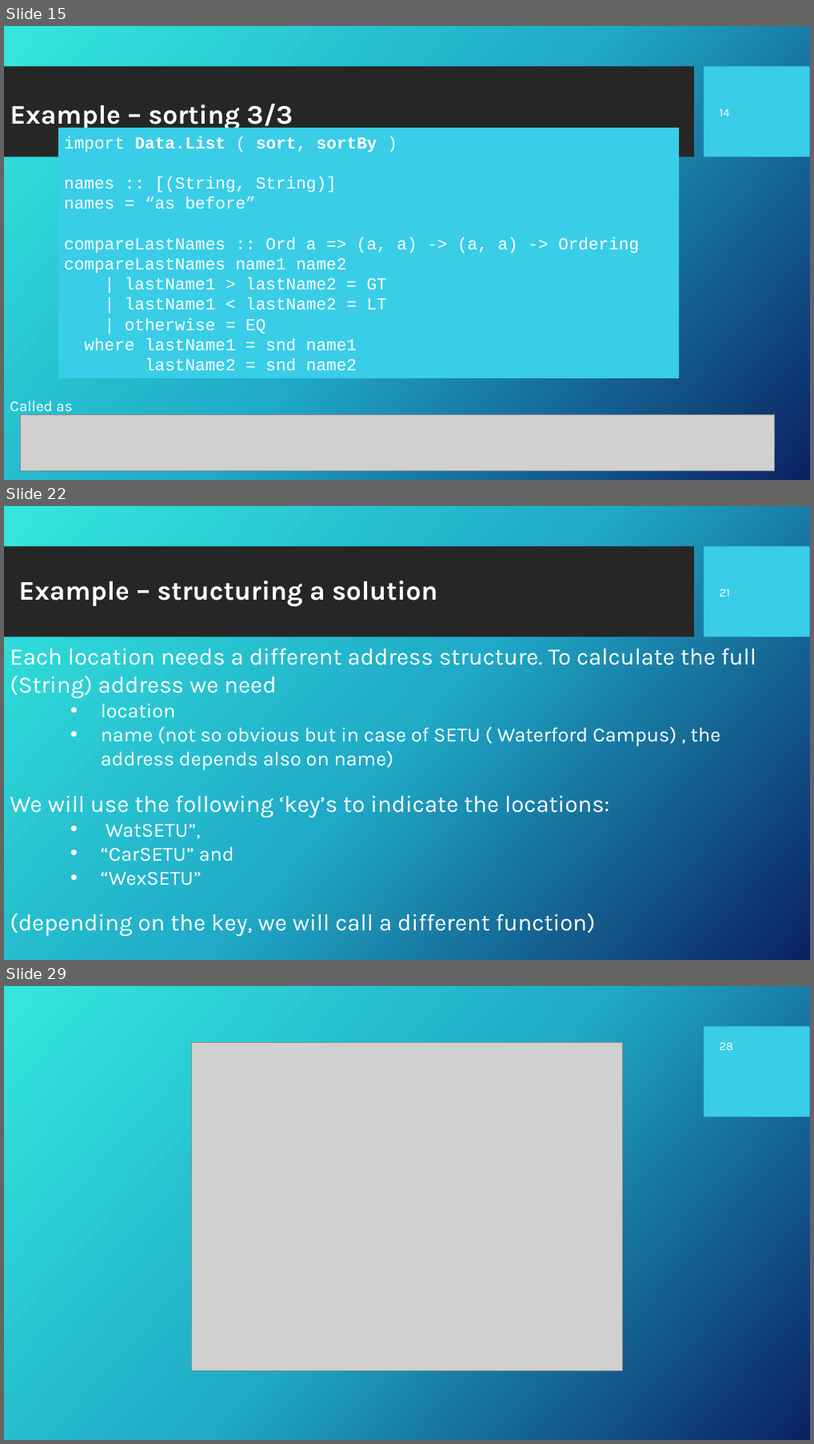
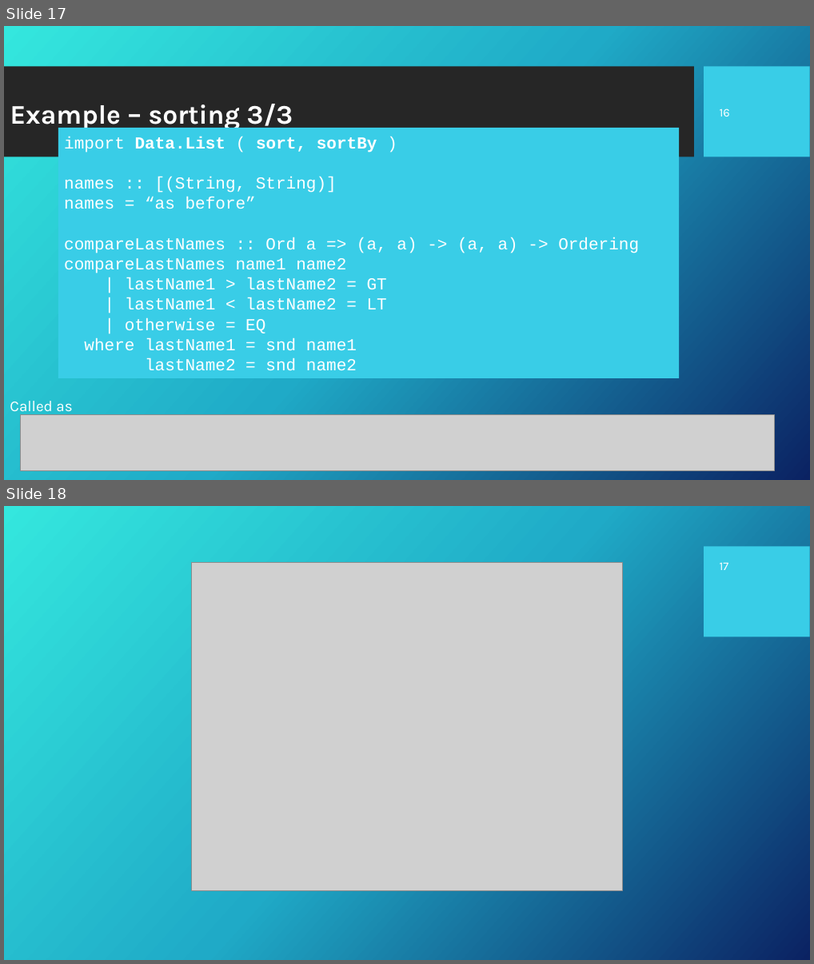
Before and after one commit to Fun-Prog-26/fun-prog-26, a slide deck: topic04-functions-and-lambda-calculus/unit-04a-lectures/wip/talk-3/c-first-class.pptx. Shown one above the other, each under a label of ours: slides 15, 22 and 29 before the commit, slides 17 and 18 after it; the slides between them are not shown. The pictures are 814x1444 and 814x964 pixels, drawn with LibreOffice and Linux fonts; fonts in the diff are those of the drawing; grey boxes stand for pictures; background and template pictures are left out. Boxes give left, top, right and bottom in pixels: in the first picture for what was removed or moved away, otherwise in the second. Text is boxed around its words. In the diff, an @@ line names an element or a change of style, - is before the commit and + after.

Commit message:
break down first class functions ppt into 2

```diff
--- a/topic04-functions-and-lambda-calculus/unit-04a-lectures/wip/talk-3/c-first-class.pptx
+++ b/topic04-functions-and-lambda-calculus/unit-04a-lectures/wip/talk-3/c-first-class.pptx
@@ slide 22 removed at (4, 506, 810, 960), background picture (left out); not listed: 2 template elements that a slide beside it also shows @@
@@ text removed at (19, 580, 438, 607) @@
-Example – structuring a solution
@@ page number removed at (720, 588, 730, 596) @@
-21
@@ text removed at (10, 648, 757, 936) @@
-Each location needs a different address structure. To calculate the full (String) address we need
-    • location
-    • name (not so obvious but in case of SETU ( Waterford Campus) , the address depends also on name)
-We will use the following ‘key’s to indicate the locations:
-    • WatSETU”,
-    • “CarSETU” and
-    • “WexSETU”
-(depending on the key, we will call a different function)
@@ what was slide 15 is now slide 17 @@
@@ page number at (720, 108, 730, 116): text changed @@
-14
+16
@@ what was slide 29 is now slide 18 @@
@@ page number at (720, 562, 730, 570): text changed @@
-28
+17
```
Also in this commit, not shown: 2 slides added, 12 other slides removed, 13 other files.
